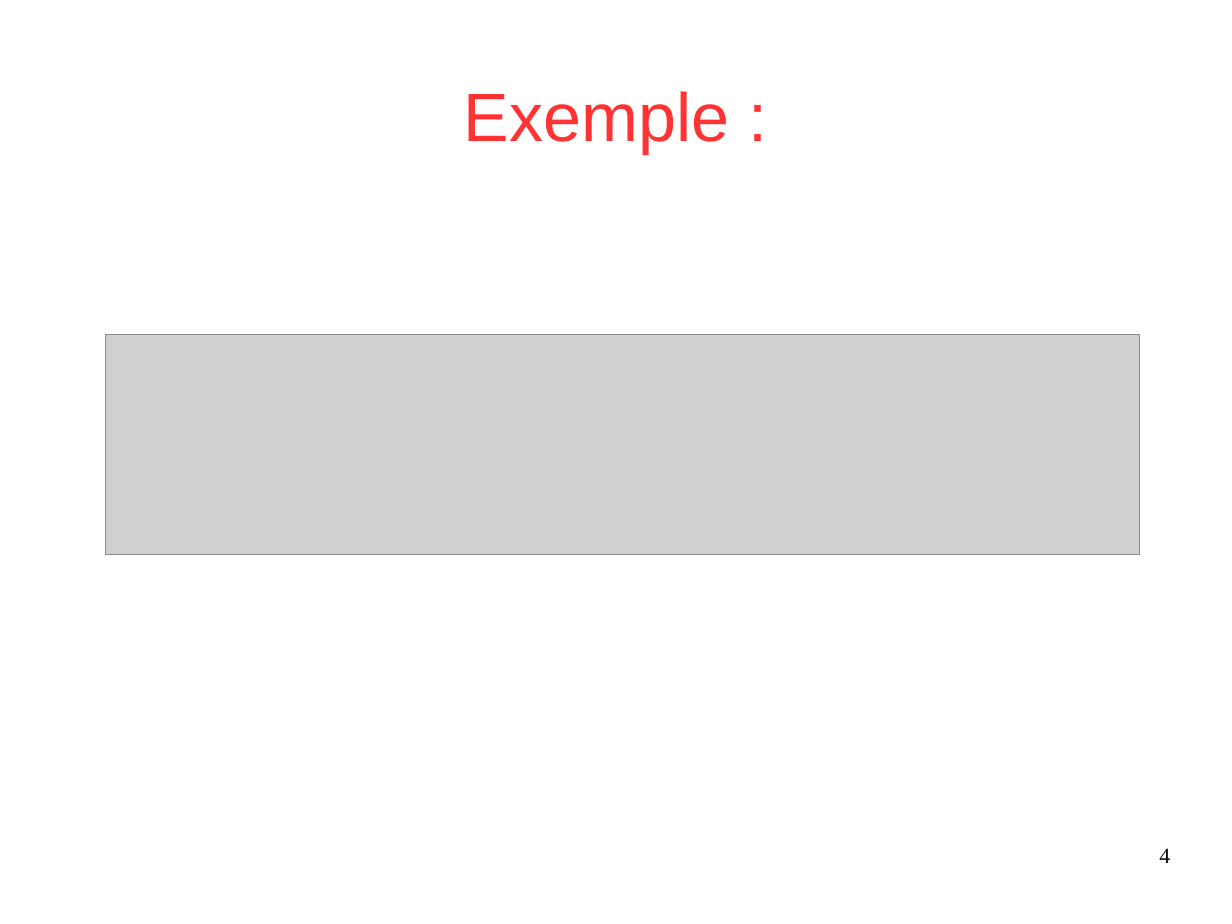
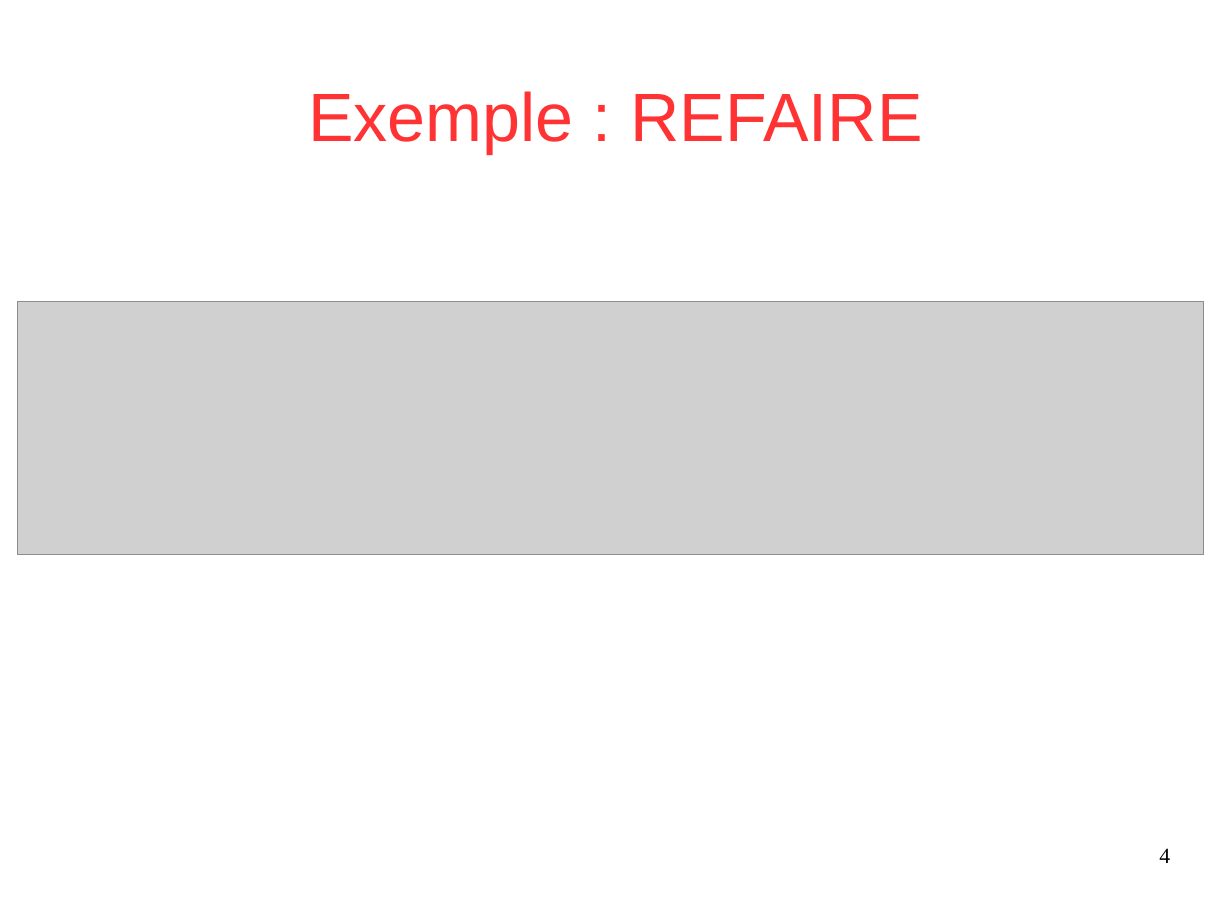
Before and after one commit to Sle3pingForest/StageL3, a slide deck: slide 4 of RapportDamien/presentation.odp. Drawn at 1232x924 pixels with LibreOffice and Linux fonts; fonts in the diff are those of the drawing; grey boxes stand for pictures; background and template pictures are left out. Boxes give left, top, right and bottom in pixels: in the first picture for what was removed or moved away, otherwise in the second. Text is boxed around its words. In the diff, an @@ line names an element or a change of style, - is before the commit and + after.

```diff
--- a/RapportDamien/presentation.odp
+++ b/RapportDamien/presentation.odp
@@ title at [308,91,923,153]: text changed @@
-Exemple :
+Exemple : REFAIRE
@@ picture: place and size @@
-picture at [105,334,1139,555]
+picture at [18,302,1204,555]
```
Also in this commit, not shown: 4 other slides changed, 1 other file.
